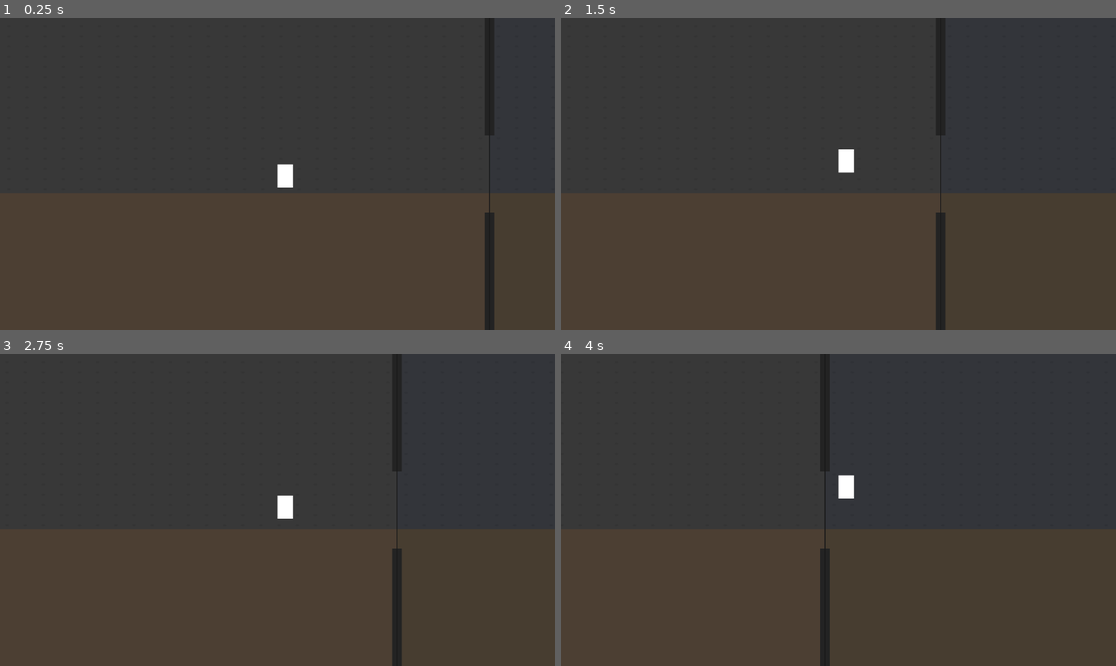
Above: before the commit, frames 1-4 (two rows, left to right).
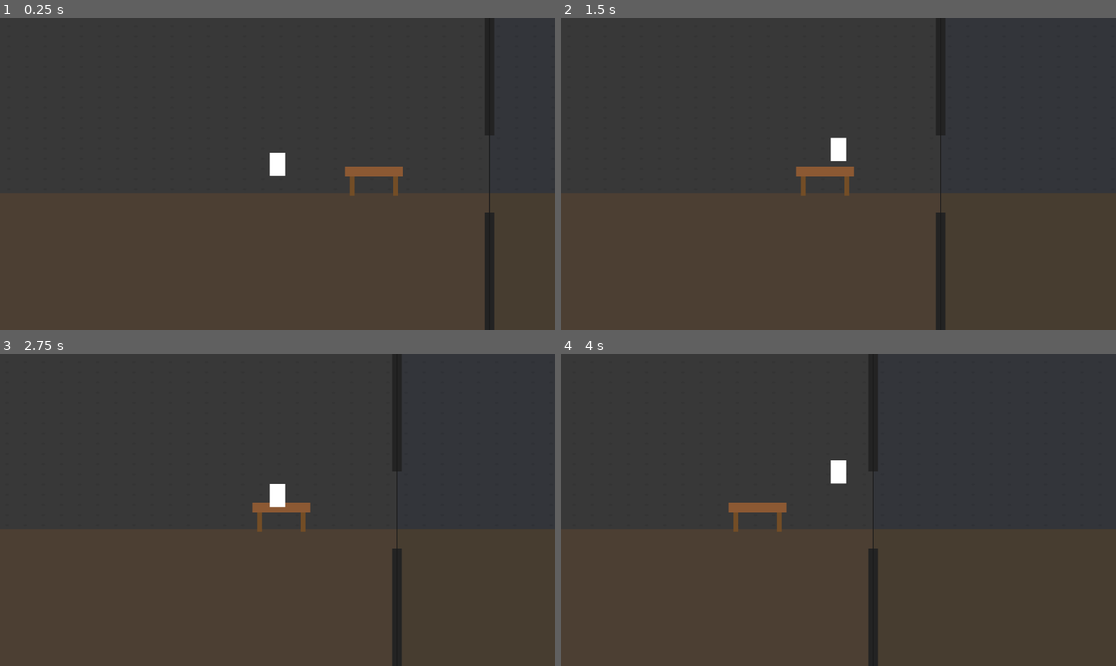
Above: after the commit, the same moments.

Repository: droptablestar/sneaky_cat2d
Game: Godot game, scene res://src/levels/main.tscn
The game is run twice, just before and just after one commit, with the same random seed, the same clock (stepped at 60 frames per second) and the same inputs.
Inputs:
- Up to frame 1 (0.25 s): no input
- Up to frame 2 (1.5 s): tap Enter at 0.5, 0.8, 1.35 s; hold F 0.53-1.28 s; hold Right from 0.53 s (still down); tap Space at 0.77, 1.07 s
- Up to frame 3 (2.75 s): tap Space at 1.52, 1.55, 1.82 s; release Right at 2.03 s; hold Left from 2.03 s (still down); hold Space from 2.03 s (still down); tap F at 2.3 s
- Up to frame 4 (4 s): release Left at 2.78 s; release Space at 2.78 s; hold Right from 2.78 s (still down); tap F at 2.85 s; tap Space at 3.02, 3.32, 3.77, 3.8 s; tap Enter at 3.05 s; hold Enter from 3.53 s (still down)

The runs differ from the first frame. In frame 1, 0.8% of the frame differs, in the area x 48-73%, y 43-58%; in frame 2, 0.7%; in frame 3, 0.7%; in frame 4, 2.3%, in the area x 30-58%, y 0-100%.

Commit message:
ADD: table + hiding

Diff:
--- /dev/null
+++ b/src/furniture/HideTable.tscn
@@ -0,0 +1,40 @@
+[gd_scene format=3]
+
+[ext_resource type="Script" path="res://src/furniture/hide_table.gd" id="1_hide_table_script"]
+
+[sub_resource type="RectangleShape2D" id="RectangleShape2D_hidezone"]
+size = Vector2(100, 60)
+
+[node name="HideTable" type="Node2D"]
+script = ExtResource("1_hide_table_script")
+
+[node name="TableVisual" type="ColorRect" parent="."]
+offset_left = -60.0
+offset_top = -10.0
+offset_right = 60.0
+offset_bottom = 10.0
+color = Color(0.55, 0.35, 0.2, 1)
+
+[node name="LegVisual1" type="ColorRect" parent="."]
+offset_left = -50.0
+offset_top = 10.0
+offset_right = -40.0
+offset_bottom = 50.0
+color = Color(0.45, 0.3, 0.15, 1)
+
+[node name="LegVisual2" type="ColorRect" parent="."]
+offset_left = 40.0
+offset_top = 10.0
+offset_right = 50.0
+offset_bottom = 50.0
+color = Color(0.45, 0.3, 0.15, 1)
+
+[node name="HideZone" type="Area2D" parent="."]
+position = Vector2(0, 15)
+monitoring = false
+monitorable = true
+collision_layer = 4
+collision_mask = 0
+
+[node name="CollisionShape2D" type="CollisionShape2D" parent="HideZone"]
+shape = SubResource("RectangleShape2D_hidezone")
--- /dev/null
+++ b/src/furniture/hide_table.gd
@@ -0,0 +1,5 @@
+extends Node2D
+## A table that the player can hide under.
+## The HideZone Area2D child detects when the player is in range.
+
+@onready var hide_zone: Area2D = $HideZone
--- a/src/levels/main.tscn
+++ b/src/levels/main.tscn
@@ -4,6 +4,7 @@
 [ext_resource type="PackedScene" path="res://src/player/Player.tscn" id="1_player"]
 [ext_resource type="PackedScene" path="res://src/levels/RoomVisuals.tscn" id="2_room_visuals"]
 [ext_resource type="Script" path="res://src/levels/camera_follow.gd" id="3_camera_follow"]
+[ext_resource type="PackedScene" path="res://src/furniture/HideTable.tscn" id="4_hide_table"]
 
 ; Physics resource for the floor collision (continuous across both rooms)
 [sub_resource type="RectangleShape2D" id="RectangleShape2D_1"]
@@ -46,6 +47,10 @@
 [node name="CollisionShape2D" type="CollisionShape2D" parent="Floor"]
 shape = SubResource("RectangleShape2D_1")
 
+; Furniture
+[node name="HideTable" parent="." instance=ExtResource("4_hide_table")]
+position = Vector2(400, 355)
+
 ; Player
 [node name="Player" parent="." instance=ExtResource("1_player")]
 position = Vector2(200, 300)
--- a/src/player/Player.tscn
+++ b/src/player/Player.tscn
@@ -3,6 +3,9 @@
 [ext_resource type="Script" path="res://src/player/player.gd" id="1_player_script"]
 
 [sub_resource type="RectangleShape2D" id="RectangleShape2D_1"]
+size = Vector2(32, 48)
+
+[sub_resource type="RectangleShape2D" id="RectangleShape2D_detection"]
 size = Vector2(32, 48)
 
 [node name="Player" type="CharacterBody2D"]
@@ -12,6 +15,17 @@
 shape = SubResource("RectangleShape2D_1")
 
 [node name="Visual" type="ColorRect" parent="."]
+offset_left = -16.0
+offset_top = -24.0
+offset_right = 16.0
+offset_bottom = 24.0
 color = Color(1, 1, 1, 1)
-size = Vector2(32, 48)
-position = Vector2(0, 0)
+
+[node name="DetectionArea" type="Area2D" parent="."]
+monitoring = true
+monitorable = false
+collision_layer = 2
+collision_mask = 4
+
+[node name="CollisionShape2D" type="CollisionShape2D" parent="DetectionArea"]
+shape = SubResource("RectangleShape2D_detection")
--- a/src/player/player.gd
+++ b/src/player/player.gd
@@ -1,13 +1,43 @@
 extends CharacterBody2D
+
+const NORMAL_SIZE: Vector2 = Vector2(32, 48)
+const NORMAL_OFFSET_TOP: float = -24.0
+const NORMAL_COLOR: Color = Color(1, 1, 1, 1)
+const HIDDEN_SIZE: Vector2 = Vector2(32, 32)
+const HIDDEN_OFFSET_TOP: float = -16.0
+const HIDDEN_COLOR: Color = Color(0.8, 0.8, 0.8, 1)
+const HIDE_TABLE_SCRIPT: Script = preload("res://src/furniture/hide_table.gd")
 
 @export var move_speed: float = 240.0
 @export var jump_velocity: float = -420.0
 @export var gravity: float = 1200.0
+@export var hidden_move_speed: float = 100.0
+
+var is_hiding: bool = false
+var overlapping_hide_zones: Array[Area2D] = []
+var f_key_was_pressed: bool = false
+
+@onready var visual: ColorRect = $Visual
+@onready var detection_area: Area2D = $DetectionArea
+
+
+func _ready() -> void:
+	detection_area.area_entered.connect(_on_area_entered)
+	detection_area.area_exited.connect(_on_area_exited)
 
 
 func _physics_process(delta: float) -> void:
 	if not is_on_floor():
 		velocity.y += gravity * delta
+
+	# Handle hide toggle with F key (edge detection to prevent repeated toggles)
+	var f_key_is_pressed: bool = Input.is_key_pressed(KEY_F)
+	if f_key_is_pressed and not f_key_was_pressed:
+		_try_toggle_hide()
+	f_key_was_pressed = f_key_is_pressed
+
+	# Determine active move speed based on hide state
+	var active_move_speed: float = hidden_move_speed if is_hiding else move_speed
 
 	# Deterministic keyboard movement (no InputMap dependency).
 	var axis := 0.0
@@ -15,10 +45,52 @@
 		axis -= 1.0
 	if Input.is_key_pressed(KEY_RIGHT) or Input.is_key_pressed(KEY_D):
 		axis += 1.0
-	velocity.x = axis * move_speed
+	velocity.x = axis * active_move_speed
 
-	# Deterministic jump (no InputMap dependency).
-	if is_on_floor() and (Input.is_key_pressed(KEY_SPACE) or Input.is_key_pressed(KEY_ENTER)):
+	# Deterministic jump (no InputMap dependency). Disabled when hiding.
+	var jump_pressed: bool = (
+		Input.is_key_pressed(KEY_SPACE) or Input.is_key_pressed(KEY_ENTER)
+	)
+	if not is_hiding and is_on_floor() and jump_pressed:
 		velocity.y = jump_velocity
 
 	move_and_slide()
+
+
+func _on_area_entered(area: Area2D) -> void:
+	# Check if this is a hide zone by checking parent node type
+	var parent: Node = area.get_parent()
+	if parent and parent.get_script() == HIDE_TABLE_SCRIPT:
+		overlapping_hide_zones.append(area)
+
+
+func _on_area_exited(area: Area2D) -> void:
+	var index: int = overlapping_hide_zones.find(area)
+	if index != -1:
+		overlapping_hide_zones.remove_at(index)
+		# If we exit the zone we're hiding in, force unhide
+		if is_hiding and overlapping_hide_zones.is_empty():
+			_exit_hide_mode()
+
+
+func _try_toggle_hide() -> void:
+	if is_hiding:
+		_exit_hide_mode()
+	elif not overlapping_hide_zones.is_empty():
+		_enter_hide_mode()
+
+
+func _enter_hide_mode() -> void:
+	is_hiding = true
+	visual.size = HIDDEN_SIZE
+	visual.offset_top = HIDDEN_OFFSET_TOP
+	visual.offset_bottom = HIDDEN_OFFSET_TOP + HIDDEN_SIZE.y
+	visual.color = HIDDEN_COLOR
+
+
+func _exit_hide_mode() -> void:
+	is_hiding = false
+	visual.size = NORMAL_SIZE
+	visual.offset_top = NORMAL_OFFSET_TOP
+	visual.offset_bottom = NORMAL_OFFSET_TOP + NORMAL_SIZE.y
+	visual.color = NORMAL_COLOR
